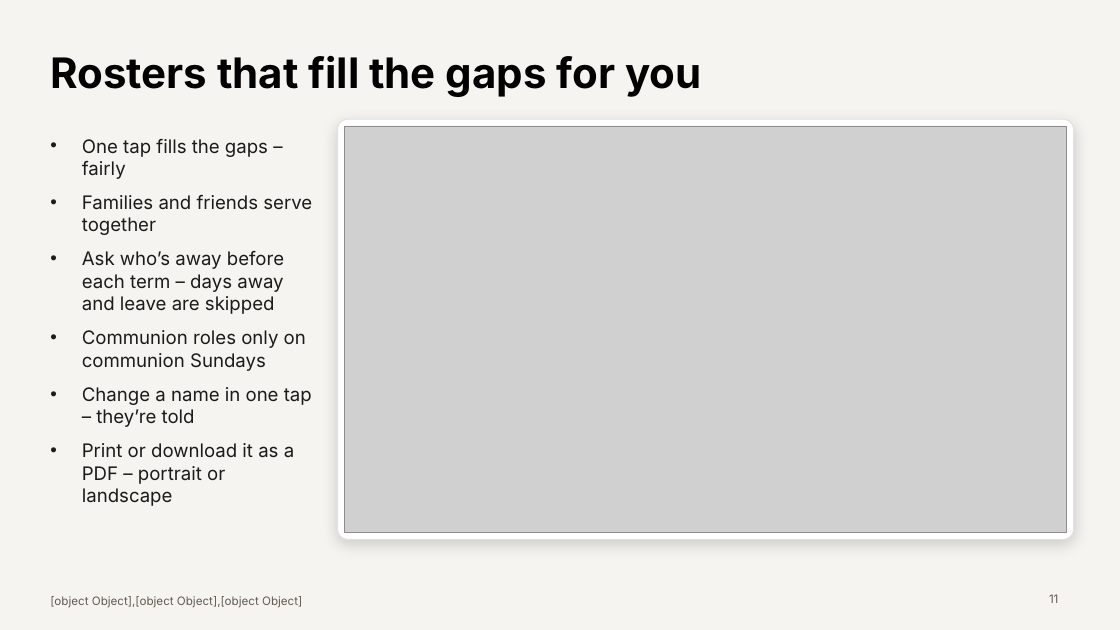
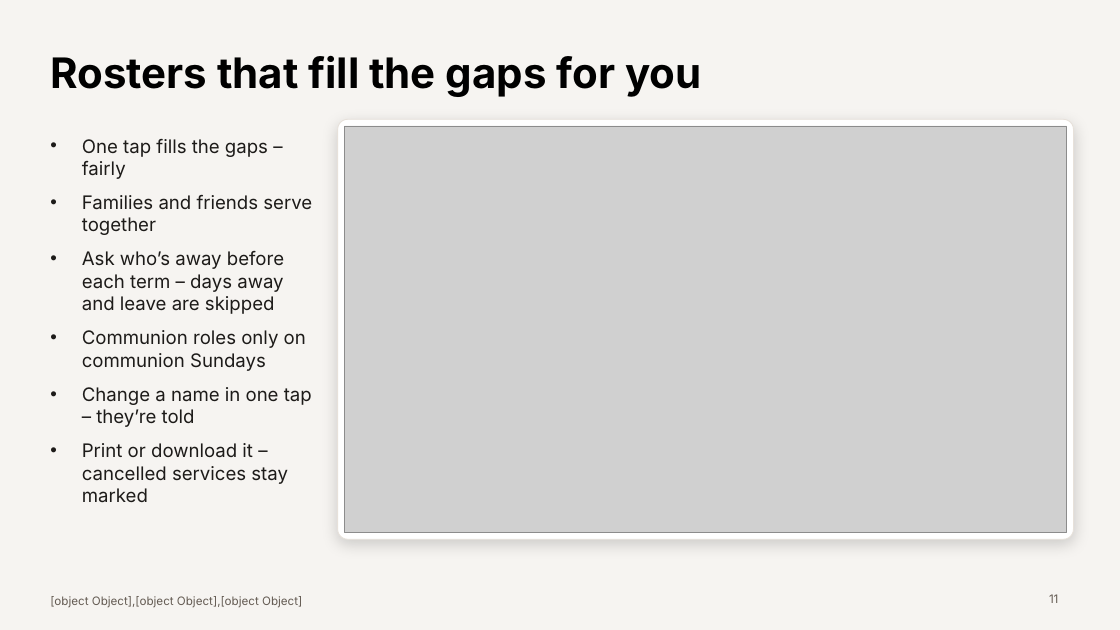
Before and after one commit to pian1966/church-hub, a slide deck: slide 11 of docs/presentation/church-and-trellis-presentation.pptx. Drawn at 1120x630 pixels with LibreOffice and Linux fonts; fonts in the diff are those of the drawing; grey boxes stand for pictures. Boxes give left, top, right and bottom in pixels: in the first picture for what was removed or moved away, otherwise in the second. Text is boxed around its words. In the diff, an @@ line names an element or a change of style, - is before the commit and + after.

```diff
--- a/docs/presentation/church-and-trellis-presentation.pptx
+++ b/docs/presentation/church-and-trellis-presentation.pptx
@@ text at [82,443,288,503]: text changed @@
-• Print or download it as a PDF – portrait or landscape
+• Print or download it – cancelled services stay marked
```
Also in this commit, not shown: 1 other slide changed, 28 other files.
